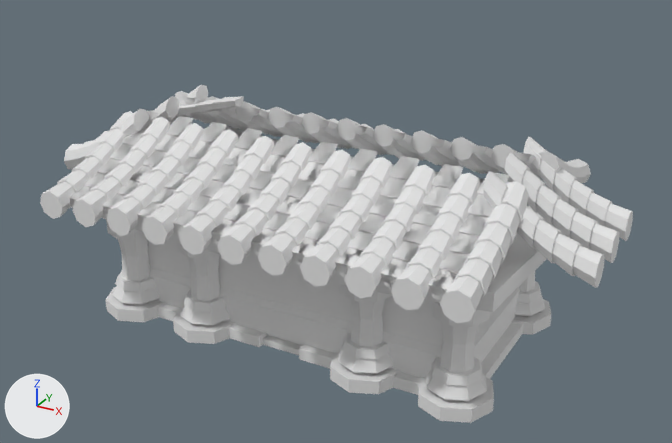
The Blender file blndr-cs.blend: old version first, new version second.
One viewpoint serves both versions: a 50 mm lens placed at (24.0, -42.5, 24.2), pointed at (0.9, -0.5, 3.2). The axes (+X, +Y, +Z) are drawn at lower left. The lights are the same throughout.

The first picture shows 'Cube', 'pilar', 't2', 'tel', 'tel.001', 'telhas', 'telhas.003'.
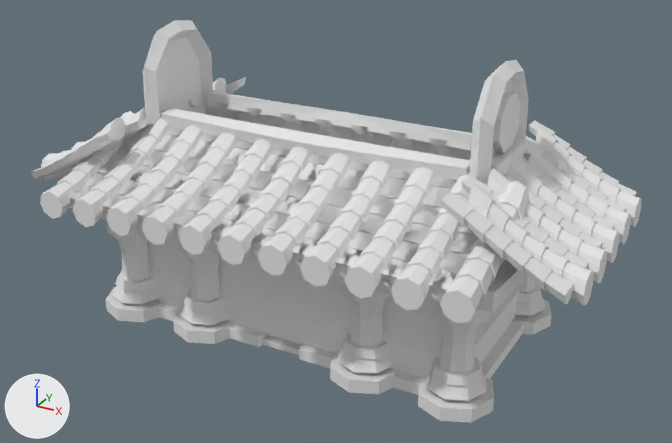
Commit message: telhado continuado

The change, as a list of edits to the scene's bpy script:
```text
Change me_cylinder_004:
    where me_cylinder_004.from_pydata(...)  # 176 vertices, 170 faces; spans x -15.93..-7.46, y 3.72..5.35, z -3.73..-2.1
    used by ob_telhas_003; location = (0.0, 0.0, 0.0); rotation_euler = (1.571, 0.0, 0.0), in degrees (90, 0, 0)
    me_cylinder_004 part 1: the whole mesh is moved by (0.0, 0.0, -1.97)
Change me_cylinder_007:
    where me_cylinder_007.from_pydata(...)  # 110 vertices, 107 faces; spans x -14.47..-6.67, y 4.1..4.78, z -2.14..-0.77
    used by ob_tel_001; location = (0.0, 0.0, 0.0); rotation_euler = (1.571, 0.0, 0.0), in degrees (90, 0, 0)
    me_cylinder_007 part 2: the whole mesh is moved by (0.0, 0.0, -4.71)
Add me_plane_002:
    me_plane_002.from_pydata([(-12.39, 1.49, -9.91), (-10.94, 2.49, -9.91), (-7.19, 1.49, -9.91), (-7.19, 2.49, -9.91), (-12.39, 0.0, -9.91), (-7.19, 0.0, -9.91)], [], [(4, 5, 2, 0), (0, 2, 3, 1)])
Add me_cube_003:
    me_cube_003.from_pydata([(-10.66, 2.22, 8.06), (-10.66, 2.22, 8.85), (-9.86, 2.22, 8.06), (-9.86, 2.22, 8.85), (-10.66, 0.0, 8.06), (-10.66, 0.0, 8.85), (-9.86, 0.0, 8.06), (-9.86, 0.0, 8.85)], [], [(4, 5, 1, 0), (0, 1, 3, 2), (3, 1, 5, 7), (0, 2, 6, 4), (2, 3, 7, 6)])
Change lat_lattice_005:
    remove lat_lattice_005.points.foreach_set('co_deform', [-0.5, -0.5, 1.16, -0.333, -0.5, 1.501, -0.167, -0.5, 1.842, 0.0, -0.5, 2.183, 0.167, -0.5, 2.524, 0.333, -0.5, 2.865, 0.5, -0.5, 3.206, -0.5, 0.5, 1.16, -0.333, 0.5, 1.501, -0.167, 0.5, 1.842, 0.0, 0.5, 2.183, 0.167, 0.5, 2.524, 0.333, 0.5, 2.865, 0.5, 0.5, 3.206, -0.5, -0.5, 2.16, -0.333, -0.5, 2.501, -0.167, -0.5, 2.842, 0.0, -0.5, 3.183, 0.167, -0.5, 3.524, 0.333, -0.5, 3.865, 0.5, -0.5, 4.206, -0.5, 0.5, 2.16, -0.333, 0.5, 2.501, -0.167, 0.5, 2.842, 0.0, 0.5, 3.183, 0.167, 0.5, 3.524, 0.333, 0.5, 3.865, 0.5, 0.5, 4.206])
    add lat_lattice_005.points.foreach_set('co_deform', [-0.631, -0.76, -0.139, -0.504, -0.76, 0.323, -0.376, -0.76, 0.803, -0.25, -0.76, 1.309, -0.124, -0.76, 1.843, 0.000476, -0.76, 2.405, 0.124, -0.76, 2.992, -0.631, 0.442, -0.139, -0.504, 0.442, 0.323, -0.376, 0.442, 0.803, -0.25, 0.442, 1.309, -0.124, 0.442, 1.843, 0.000476, 0.442, 2.405, 0.124, 0.442, 2.992, -0.633, -0.76, 0.893, -0.507, -0.76, 1.352, -0.381, -0.76, 1.838, -0.256, -0.76, 2.348, -0.131, -0.76, 2.883, -0.0049, -0.76, 3.439, 0.117, -0.76, 4.032, -0.633, 0.442, 0.893, -0.507, 0.442, 1.352, -0.381, 0.442, 1.838, -0.256, 0.442, 2.348, -0.131, 0.442, 2.883, -0.0049, 0.442, 3.439, 0.117, 0.442, 4.032])
Change ob_telhas_003:
    where _m = ob_telhas_003.modifiers.new('Array', 'ARRAY')
    _m.count: 3 -> 5
    _m.relative_offset_displace: (0.0, 0.0, 1.8) -> (0.0, 0.0, 1.5)
Change ob_tel_001:
    add _m = ob_tel_001.modifiers.new('Array', 'ARRAY')
    add _m.count = 6
    add _m.relative_offset_displace = (0.0, 0.0, 1.8)
    add _m = ob_tel_001.modifiers.new('Mirror', 'MIRROR')
Add ob_circle:
    ob_circle = bpy.data.objects.new('Circle', me_circle)  # 32 vertices, 33 faces; spans x -5.38..-2.35, y 7.82..10.86, z -10.36..-9.93; modifiers MIRROR
    ob_circle.location = (0.0, 0.0, 0.22)
    ob_circle.rotation_euler = (1.571, 0.392, 1.571)  # degrees (90, 22, 90)
Add ob_plane:
    ob_plane = bpy.data.objects.new('Plane', me_plane_002)  # modifiers MIRROR
    ob_plane.location = (0.0, 0.0, 0.0)
    ob_plane.rotation_euler = (0.0, 1.571, 0.0)  # degrees (0, 90, 0)
Add ob_cube_003:
    ob_cube_003 = bpy.data.objects.new('Cube.003', me_cube_004)  # 16 vertices, 13 faces; spans x -10.44..-9.38, y -3.11..0.0, z 8.0..13.34; modifiers MIRROR
    ob_cube_003.location = (0.0, 0.0, 0.0)
Add ob_cube_002:
    ob_cube_002 = bpy.data.objects.new('Cube.002', me_cube_003)  # modifiers MIRROR
    ob_cube_002.location = (0.0, 0.0, 0.0)
Add ob_cube_001:
    ob_cube_001 = bpy.data.objects.new('Cube.001', me_cube_002)  # 12 vertices, 9 faces; spans x -9.23..0.0, y -2.86..-1.67, z 7.71..8.8; modifiers MIRROR
    ob_cube_001.location = (0.0, 0.0, 0.0)
```

Pixel boxes [x1, y1, x2, y2] of what changed, in the pictures (672 x 443 px):
'telhas.003', mesh moved, modifiers changed
    before: [64, 85, 633, 288]
    after: [41, 77, 641, 305]
'tel.001', mesh moved, reshaped, modifiers changed
    before: [174, 97, 244, 118]
    after: [31, 77, 636, 304]
'Cube.001', added
    after: [162, 92, 472, 180]
'Cube.003', added
    after: [143, 20, 529, 185]
'Plane', added
    after: [156, 37, 513, 155]
'Circle', added
    after: [493, 91, 520, 153]
'Cube.002', added
    after: [159, 88, 528, 174]
